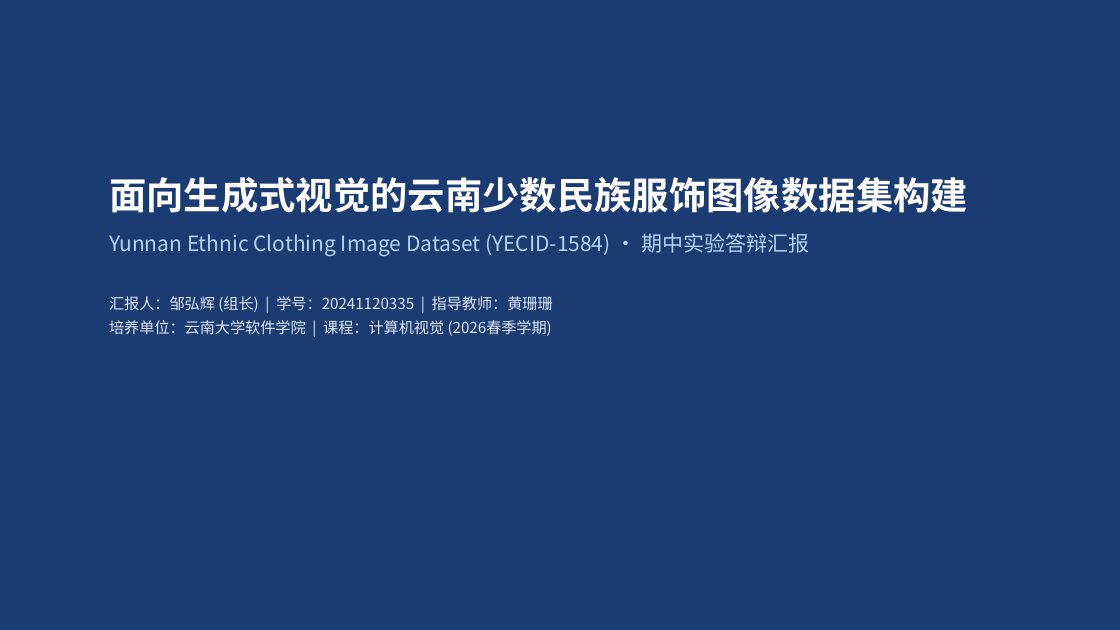
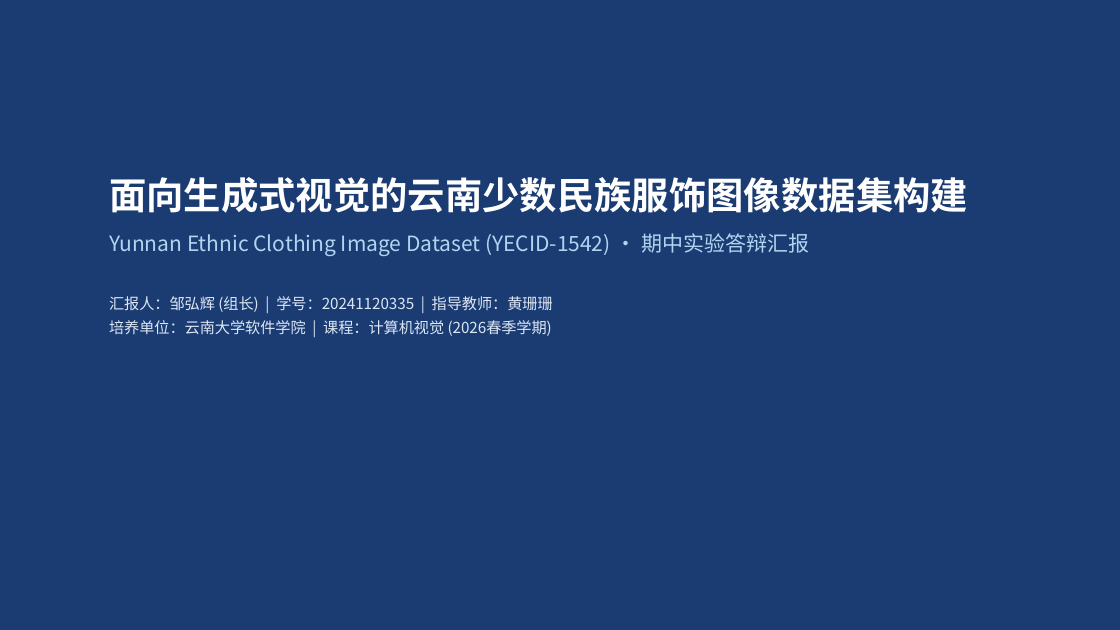
Before and after one commit to Eric10Z4/Yunnan-Ethnic-Clothing-Dataset, a slide deck: slide 1 of report/slides/计算机视觉期中实验汇报_民族服饰数据集构建.pptx. Drawn at 1120x630 pixels with LibreOffice and Linux fonts; fonts in the diff are those of the drawing. Boxes give left, top, right and bottom in pixels: in the first picture for what was removed or moved away, otherwise in the second. Text is boxed around its words. In the diff, an @@ line names an element or a change of style, - is before the commit and + after.

```diff
--- a/report/slides/计算机视觉期中实验汇报_民族服饰数据集构建.pptx
+++ b/report/slides/计算机视觉期中实验汇报_民族服饰数据集构建.pptx
@@ text at [109, 233, 809, 256]: text changed @@
-Yunnan Ethnic Clothing Image Dataset (YECID-1584) · 期中实验答辩汇报
+Yunnan Ethnic Clothing Image Dataset (YECID-1542) · 期中实验答辩汇报
```
Also in this commit, not shown: 2 other slides changed, 20 other files.
